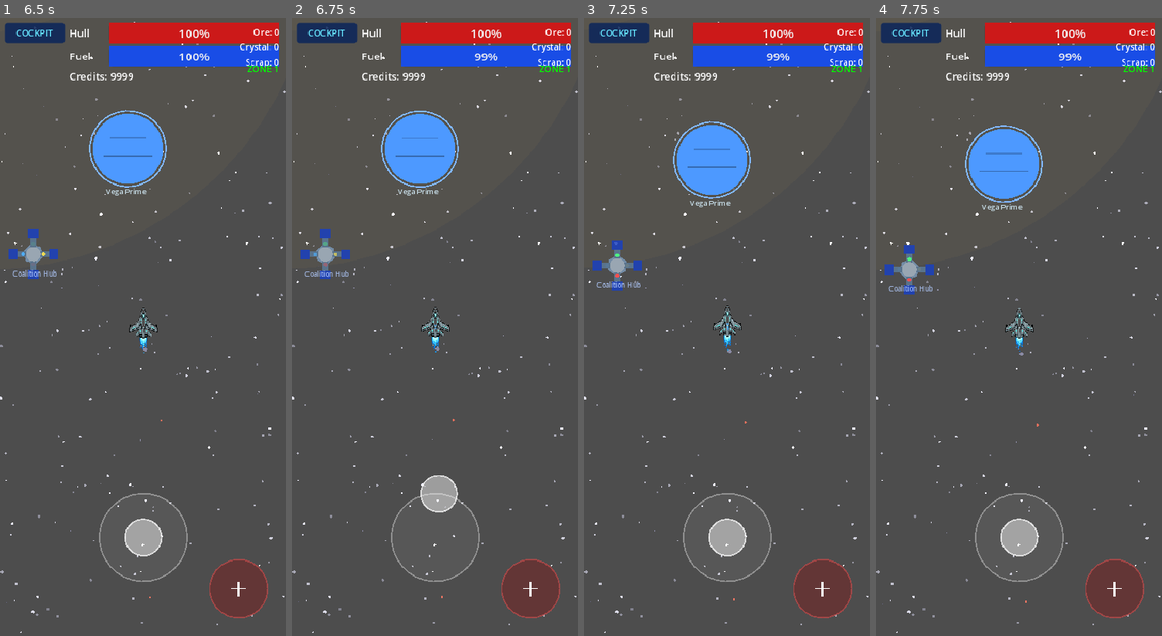
Above: before the commit, frames 1-4 (left to right).
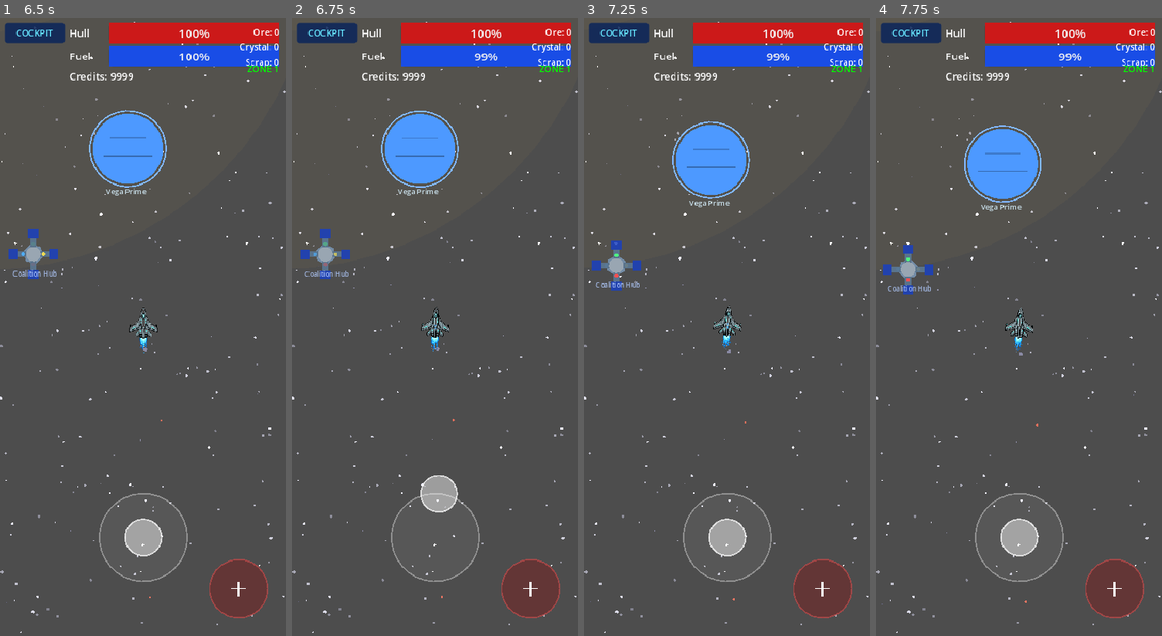
Above: after the commit, the same moments.

Repository: ichizh8/space-game-rt
Game: Godot game, scene res://scenes/main_menu.tscn
Same seed, same stepped clock (60 frames per second), same inputs: the game is played once before the commit and once after it.
Inputs (mouse positions are in pixels of both pictures, inside the frame that each line leads up to):
- Up to frame 1 (6.5 s): click "New Game" at 0.5 s; click "TAP TO CONTINUE" at 1.25 s; click "TAP TO CONTINUE" at 2 s; click "COCKPIT" at 2.75 s; click "GOT IT" at 3.5 s; click "COCKPIT" at 4.25 s; click "COCKPIT" at 5 s; click "X" at 5.75 s
- Up to frame 2 (6.75 s): tap Enter at 6.5 s; drag from (435, 537) to (463, 191) at 6.52 s
- Up to frame 3 (7.25 s): no input
- Up to frame 4 (7.75 s): drag from (961, 357) to (1004, 450) at 7.27 s

Frame 1 is identical in both runs. In frame 2, 0.2% of the frame differs, in the area x 5-59%, y 16-55%; in frame 3, 0.7%; in frame 4, 0.8%, in the area x 1-59%, y 17-95%.

Commit message:
v100: standard casual joystick — direct movement, ship faces direction of travel

Diff:
--- a/scripts/ship.gd
+++ b/scripts/ship.gd
@@ -31,26 +31,18 @@
 	if hud_node and hud_node.has_method("get_joystick_direction"):
 		direction = hud_node.get_joystick_direction()
 
-	# Rotation from joystick X axis
-	if abs(direction.x) > 0.1:
-		rotation += direction.x * ROTATION_SPEED * delta
-
-	# Thrust from joystick Y axis (push up = forward, push down = reverse)
-	var throttle: float = clamp(-direction.y, 0.0, 1.0)
-	var reverse: float = clamp(direction.y, 0.0, 1.0)
-
-	if throttle > 0.01 and GameState.fuel > 0:
-		var forward := Vector2.UP.rotated(rotation)
-		var speed_cap: float = MAX_SPEED + GameState.player_speed_bonus
-		_velocity_smooth += forward * THRUST_FORCE * throttle * delta
+	# Direct movement: joystick direction = ship movement direction
+	# Ship rotates to face movement direction
+	var speed_cap: float = MAX_SPEED + GameState.player_speed_bonus
+	if direction.length() > 0.1 and GameState.fuel > 0:
+		var target_vel := direction * THRUST_FORCE * delta
+		_velocity_smooth += target_vel
 		if _velocity_smooth.length() > speed_cap:
 			_velocity_smooth = _velocity_smooth.normalized() * speed_cap
-		var drain := FUEL_DRAIN_RATE * throttle * (1.0 - GameState.captain_fuel_efficiency)
-		GameState.use_fuel(drain * delta)
-	elif reverse > 0.01 and GameState.fuel > 0:
-		var forward := Vector2.UP.rotated(rotation)
-		_velocity_smooth -= forward * THRUST_FORCE * REVERSE_MULT * reverse * delta
-		var drain := FUEL_DRAIN_RATE * reverse * 0.5 * (1.0 - GameState.captain_fuel_efficiency)
+		# Rotate ship to face movement direction
+		var target_angle: float = _velocity_smooth.angle() + PI / 2.0
+		rotation = lerp_angle(rotation, target_angle, 10.0 * delta)
+		var drain := FUEL_DRAIN_RATE * direction.length() * (1.0 - GameState.captain_fuel_efficiency)
 		GameState.use_fuel(drain * delta)
 
 	# Space drag (always)
Not shown, changed: web-export/index.html
Not shown, changed: web-export/index.pck
